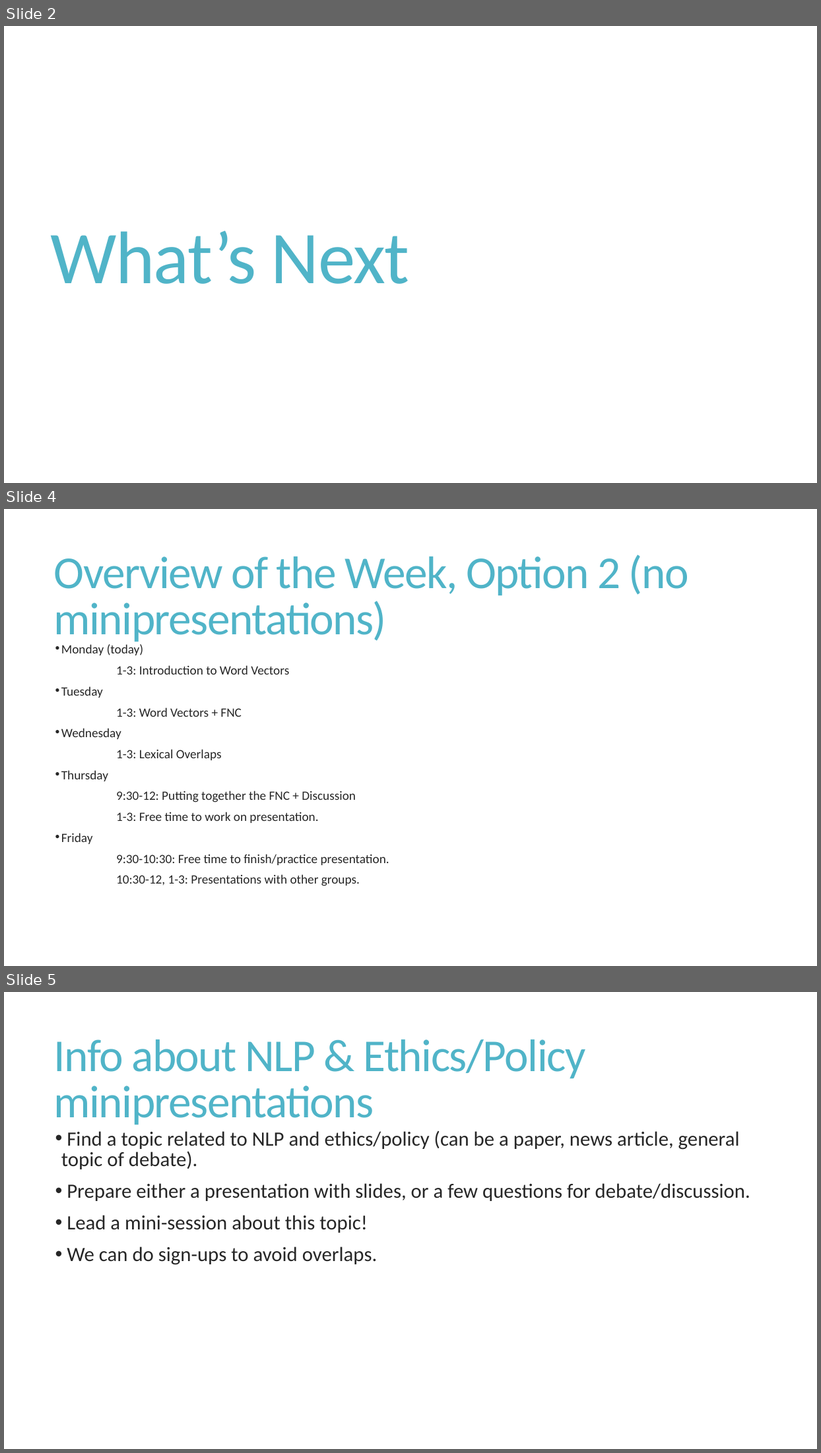
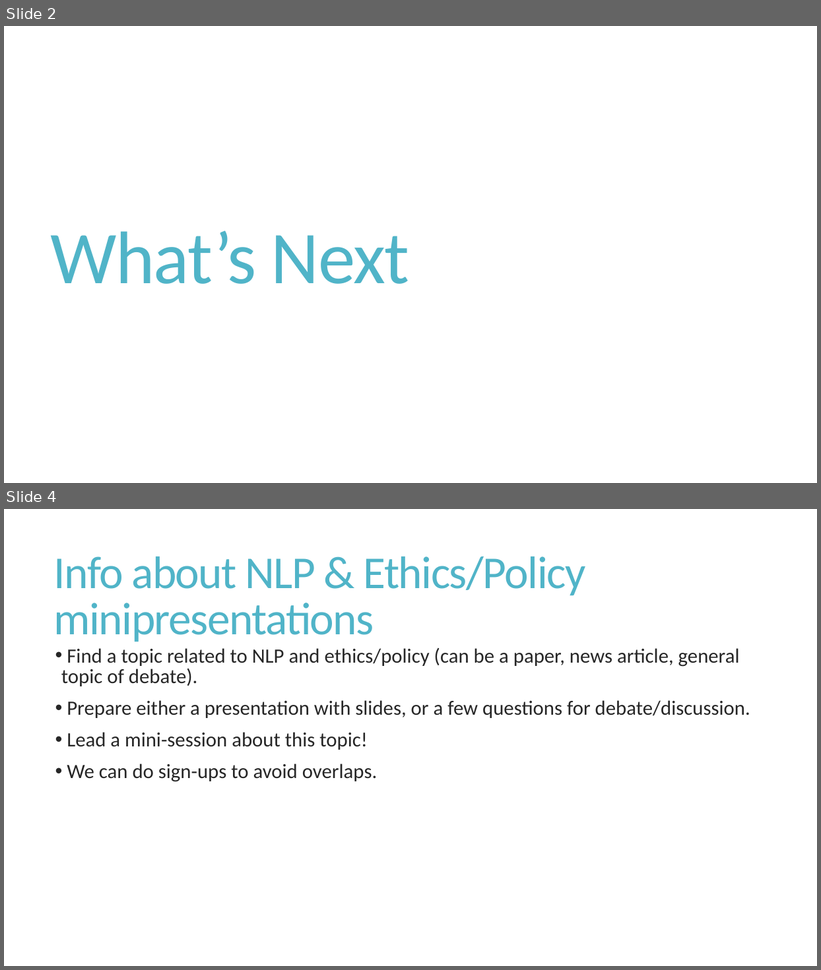
Before and after one commit to cchen23/AI4ALL_NLP, a slide deck: Slides/Week2_NLP_WordVectors.pptx. Shown one above the other, each under a label of ours: slides 2, 4 and 5 before the commit, slides 2 and 4 after it; the slides between them are not shown. The pictures are 821x1453 and 821x970 pixels, drawn with LibreOffice and Linux fonts; fonts in the diff are those of the drawing. Boxes give left, top, right and bottom in pixels: in the first picture for what was removed or moved away, otherwise in the second. Text is boxed around its words. In the diff, an @@ line names an element or a change of style, - is before the commit and + after.

```diff
--- a/Slides/Week2_NLP_WordVectors.pptx
+++ b/Slides/Week2_NLP_WordVectors.pptx
@@ slide 4 removed at (x1=4, y1=509, x2=817, y2=966), background #FFFFFF @@
@@ title removed at (x1=54, y1=555, x2=689, y2=646) @@
-Overview of the Week, Option 2 (no minipresentations)
@@ text removed at (x1=61, y1=644, x2=389, y2=887) @@
-• Monday (today)
-1-3: Introduction to Word Vectors
-• Tuesday
-1-3: Word Vectors + FNC
-• Wednesday
-1-3: Lexical Overlaps
-• Thursday
-9:30-12: Putting together the FNC + Discussion
-1-3: Free time to work on presentation.
-• Friday
-9:30-10:30: Free time to finish/practice presentation.
-10:30-12, 1-3: Presentations with other groups.
@@ what was slide 5 is now slide 4 @@
```
Also in this commit, not shown: 2 slides changed, 3 slides added, 5 other files.
